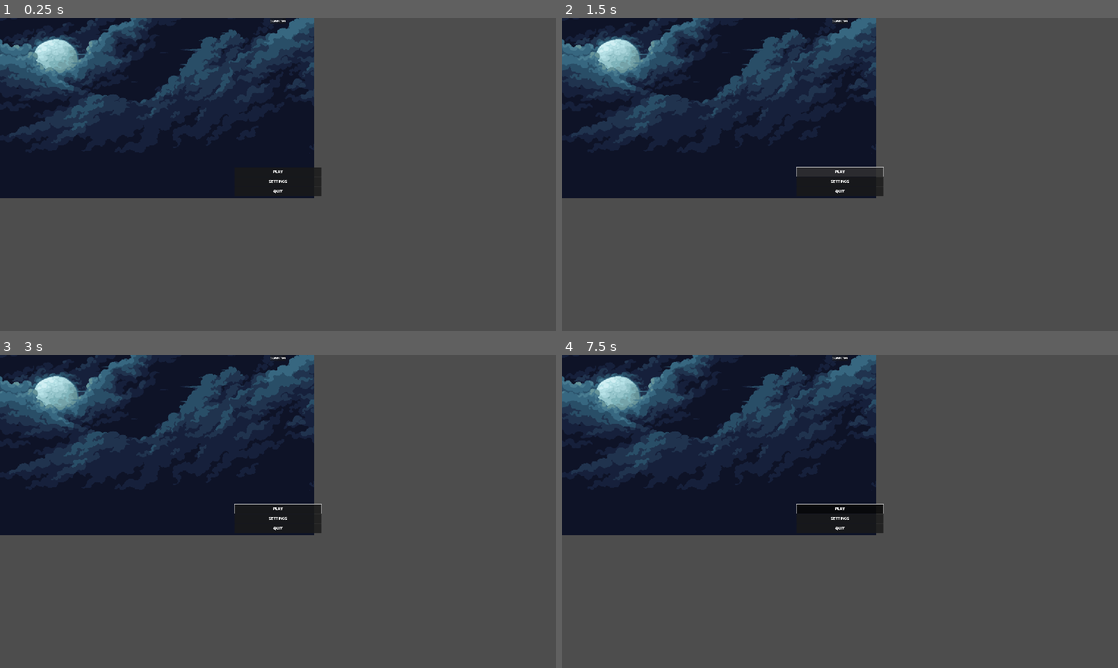
Above: before the commit, frames 1-4 (two rows, left to right).
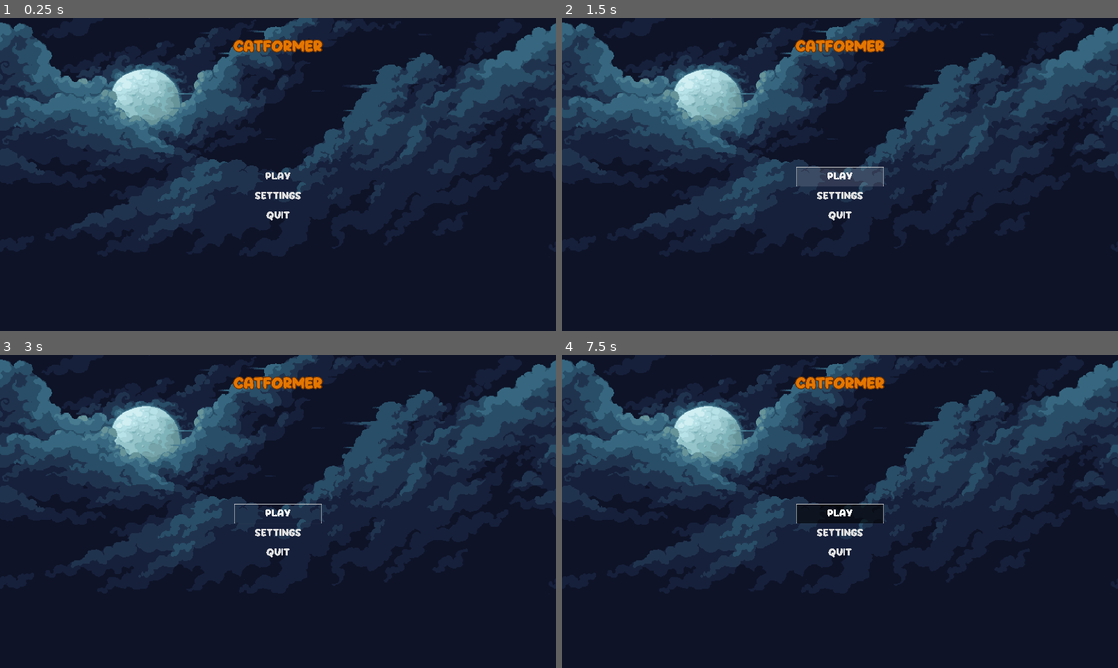
Above: after the commit, the same moments.

Repository: speedacm/Game-Dev-Catformer
Game: Godot game, scene res://Scenes/ui/main_menu.tscn
Same seed, same stepped clock (60 frames per second), same inputs: the game is played once before the commit and once after it. This scene is started directly instead of the project's main scene.
Inputs (mouse positions are in pixels of both pictures, inside the frame that each line leads up to):
- Up to frame 1 (0.25 s): no input
- Up to frame 2 (1.5 s): click "Settings" at 0.5 s; click "Play" at 1.25 s
- Up to frame 3 (3 s): click "Play" at 2 s; tap Enter at 2.75 s; move the mouse to (400, 495) at 2.77 s; press the mouse at (400, 495) at 2.78 s; hold Right (ui_right) from 2.78 s (still down)
- Up to frame 4 (7.5 s): tap Space at 3.5, 5, 6.5 s; move the mouse to (728, 527) at 3.52 s; release the mouse at (728, 527) at 3.53 s; click (728, 527) at 3.6 s; tap Enter at 4.25, 5.75 s; move the mouse to (895, 442) at 4.27 s; release Right (ui_right) at 4.28 s; press the mouse at (895, 442) at 4.28 s; hold Left (ui_left) 4.28-5.03 s; move the mouse to (812, 574) at 5.02 s; release the mouse at (812, 574) at 5.03 s; hold Right (ui_right) 5.03-6.53 s; click (812, 574) at 5.1 s; move the mouse to (1006, 558) at 5.77 s; press the mouse at (1006, 558) at 5.78 s; move the mouse to (673, 464) at 6.52 s; release the mouse at (673, 464) at 6.53 s; hold Left (ui_left) 6.53-7.28 s; click (673, 464) at 6.6 s; move the mouse to (867, 511) at 7.27 s; press the mouse at (867, 511) at 7.28 s; hold Right (ui_right) from 7.28 s (still down)

The runs differ from the first frame. In frame 1, 83% of the frame differs, in the area x 0-100%, y 0-100%; in frame 2, 83%; in frame 3, 83%; in frame 4, 83%.

Commit message:
formatting additiions
gave title a color, edited themes for title and buttons

Diff:
--- a/Scenes/ui/main_menu.tscn
+++ b/Scenes/ui/main_menu.tscn
@@ -1,7 +1,8 @@
-[gd_scene load_steps=4 format=3 uid="uid://dfqajoqvr05i8"]
+[gd_scene load_steps=5 format=3 uid="uid://dfqajoqvr05i8"]
 
 [ext_resource type="Theme" uid="uid://bwelnjre1lx7j" path="res://Scenes/ui/themes/theme_title.tres" id="1_qbrhj"]
 [ext_resource type="Texture2D" uid="uid://e5ewuupgu71t" path="res://Asset_Pack/Background_0.png" id="1_vctw5"]
+[ext_resource type="Theme" uid="uid://dg2qdv72ayqap" path="res://Scenes/ui/themes/bg-test.tres" id="1_xjl46"]
 [ext_resource type="Theme" uid="uid://dvfut26fprh7d" path="res://Scenes/ui/themes/theme_one.tres" id="2_g4arw"]
 
 [node name="main_menu" type="Control"]
@@ -14,19 +15,31 @@
 
 [node name="CanvasLayer" type="CanvasLayer" parent="."]
 
+[node name="Background" type="TextureRect" parent="CanvasLayer"]
+anchors_preset = 15
+anchor_right = 1.0
+anchor_bottom = 1.0
+grow_horizontal = 2
+grow_vertical = 2
+theme = ExtResource("1_xjl46")
+texture = ExtResource("1_vctw5")
+metadata/_edit_lock_ = true
+
 [node name="Title" type="PanelContainer" parent="CanvasLayer"]
 anchors_preset = 5
 anchor_left = 0.5
 anchor_right = 0.5
-offset_left = -55.0
-offset_right = 55.0
-offset_bottom = 40.0
+offset_left = -450.0
+offset_top = 100.0
+offset_right = 450.0
+offset_bottom = 300.0
 grow_horizontal = 2
+theme = ExtResource("1_qbrhj")
 
 [node name="Label" type="Label" parent="CanvasLayer/Title"]
 layout_mode = 2
-theme = ExtResource("1_qbrhj")
-text = "Catplatformer"
+text = "Catformer"
+horizontal_alignment = 1
 
 [node name="Buttons" type="PanelContainer" parent="CanvasLayer"]
 anchors_preset = 8
@@ -37,33 +50,32 @@
 offset_left = -300.0
 offset_top = -50.5
 offset_right = 300.0
-offset_bottom = 149.5
+offset_bottom = 349.5
 grow_horizontal = 2
 grow_vertical = 2
+theme = ExtResource("2_g4arw")
 
-[node name="VBoxContainer" type="VBoxContainer" parent="CanvasLayer/Buttons"]
+[node name="ButtonsContainer" type="VBoxContainer" parent="CanvasLayer/Buttons"]
 layout_mode = 2
 
-[node name="Button_Play" type="Button" parent="CanvasLayer/Buttons/VBoxContainer"]
+[node name="Button_Play" type="Button" parent="CanvasLayer/Buttons/ButtonsContainer"]
 layout_mode = 2
 size_flags_vertical = 3
-theme = ExtResource("2_g4arw")
 text = "Play
 "
 
-[node name="Button_Settings" type="Button" parent="CanvasLayer/Buttons/VBoxContainer"]
+[node name="Button_Settings" type="Button" parent="CanvasLayer/Buttons/ButtonsContainer"]
 layout_mode = 2
 size_flags_vertical = 3
-theme = ExtResource("2_g4arw")
 text = "Settings"
 
-[node name="Button_Quit" type="Button" parent="CanvasLayer/Buttons/VBoxContainer"]
+[node name="Button_Appendix" type="Button" parent="CanvasLayer/Buttons/ButtonsContainer"]
+visible = false
 layout_mode = 2
 size_flags_vertical = 3
-theme = ExtResource("2_g4arw")
+text = "Appendix"
+
+[node name="Button_Quit" type="Button" parent="CanvasLayer/Buttons/ButtonsContainer"]
+layout_mode = 2
+size_flags_vertical = 3
 text = "Quit"
-
-[node name="Background" type="Sprite2D" parent="."]
-position = Vector2(961, 588)
-scale = Vector2(3.14543, 3.14543)
-texture = ExtResource("1_vctw5")
--- /dev/null
+++ b/Scenes/ui/themes/bg-test.tres
@@ -0,0 +1,4 @@
+[gd_resource type="Theme" format=3 uid="uid://dg2qdv72ayqap"]
+
+[resource]
+TextureRect/colors/color = Color(0.823529, 0.427451, 0.0470588, 1)
--- a/Scenes/ui/themes/theme_one.tres
+++ b/Scenes/ui/themes/theme_one.tres
@@ -1,7 +1,17 @@
-[gd_resource type="Theme" load_steps=2 format=3 uid="uid://dvfut26fprh7d"]
+[gd_resource type="Theme" load_steps=5 format=3 uid="uid://dvfut26fprh7d"]
 
 [ext_resource type="FontFile" uid="uid://dayf3ydaj2dtf" path="res://Scenes/ui/Puffy-gxW55.otf" id="1_p6rdn"]
 
+[sub_resource type="StyleBoxFlat" id="StyleBoxFlat_t3bbr"]
+bg_color = Color(1, 1, 1, 0.117647)
+
+[sub_resource type="StyleBoxEmpty" id="StyleBoxEmpty_6q3cn"]
+
+[sub_resource type="StyleBoxEmpty" id="StyleBoxEmpty_o8efu"]
+
 [resource]
-Button/font_sizes/font_size = 32
+Button/font_sizes/font_size = 80
 Button/fonts/font = ExtResource("1_p6rdn")
+Button/styles/hover = SubResource("StyleBoxFlat_t3bbr")
+Button/styles/normal = SubResource("StyleBoxEmpty_6q3cn")
+PanelContainer/styles/panel = SubResource("StyleBoxEmpty_o8efu")
--- a/Scenes/ui/themes/theme_title.tres
+++ b/Scenes/ui/themes/theme_title.tres
@@ -1,3 +1,16 @@
-[gd_resource type="Theme" format=3 uid="uid://bwelnjre1lx7j"]
+[gd_resource type="Theme" load_steps=4 format=3 uid="uid://bwelnjre1lx7j"]
+
+[ext_resource type="FontFile" uid="uid://dayf3ydaj2dtf" path="res://Scenes/ui/Puffy-gxW55.otf" id="1_4sypw"]
+
+[sub_resource type="StyleBoxEmpty" id="StyleBoxEmpty_lmwr7"]
+
+[sub_resource type="StyleBoxEmpty" id="StyleBoxEmpty_8hqdd"]
 
 [resource]
+Label/colors/font_color = Color(0.894118, 0.462745, 0, 1)
+Label/colors/font_outline_color = Color(0.423529, 0.2, 0.0196078, 1)
+Label/constants/outline_size = 24
+Label/font_sizes/font_size = 120
+Label/fonts/font = ExtResource("1_4sypw")
+Label/styles/normal = SubResource("StyleBoxEmpty_lmwr7")
+PanelContainer/styles/panel = SubResource("StyleBoxEmpty_8hqdd")
